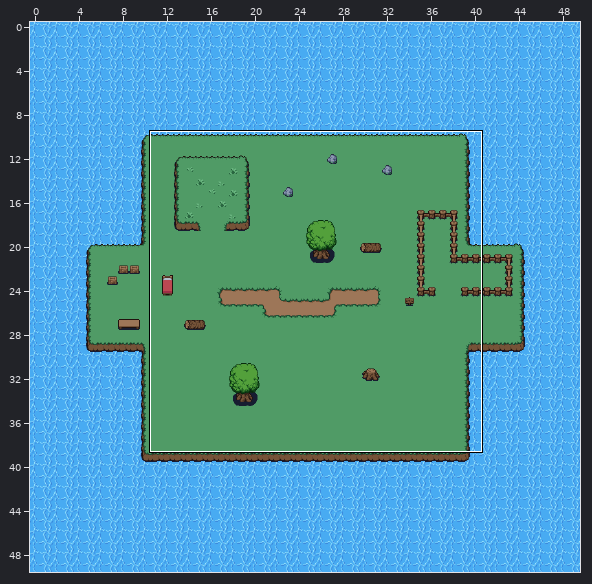
Two states of a Tiled map (JSON), src/main/resources/maps/map.json. Above: a wide view before the commit, with the close-up outlined.
Close-up. The starting point:
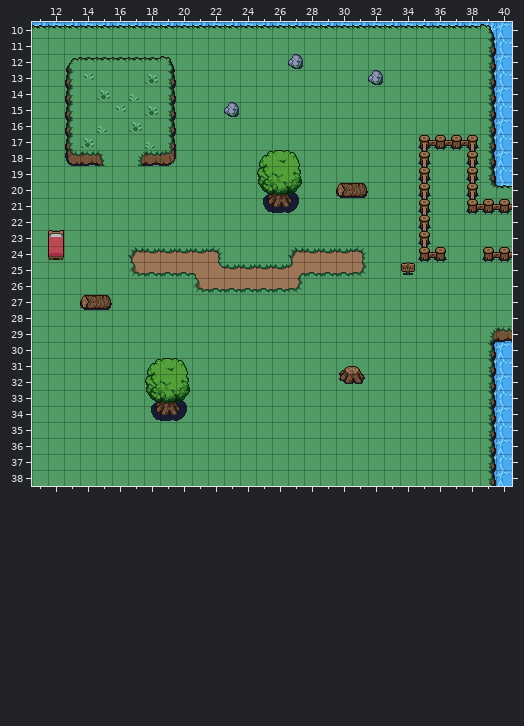
Cells are 16x16 px. Shown: x 11..40, y 10..38. The commit also changed other parts of the map, which this record leaves out.
After the commit:
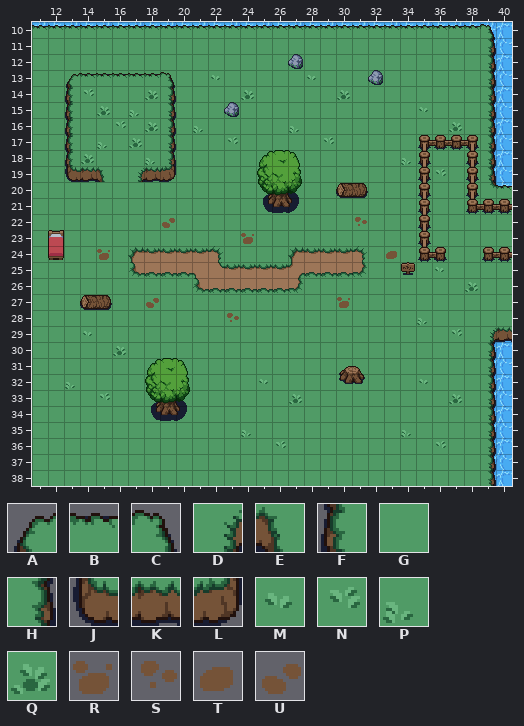
Key: from "tileset": A 24 "sprite_24", B 25 "sprite_25", C 26 "sprite_26", D 27 "sprite_27", E 28 "sprite_28", F 30 "sprite_30", G 31 "sprite_31", H 32 "sprite_32", J 36 "sprite_36", K 37 "sprite_37", L 38 "sprite_38", M 80 "decor_0", N 81 "decor_1", P 82 "decor_2", Q 83 "decor_3", R 84 "decor_4", S 85 "decor_5", T 86 "decor_6", U 87 "decor_7".
_ is an empty cell.
Diff:
Layer "level_2":
y 12: x 13..19 ABBBBBC -> _______
y 13: x 13..19 FNGGGQH -> ABBBBBC; x 22 _ -> M; x 28 _ -> M
y 14: x 14..15 GQ -> NG; x 17..18 PG -> GQ; x 24 _ -> Q; x 30 _ -> Q
y 15: x 15..18 GNGQ -> QGPG; x 35 _ -> M
y 16: x 15..18 PGQG -> GNGQ; x 21 _ -> P; x 27 _ -> P; x 37 _ -> Q
y 17: x 14..15 QG -> GP; x 17..18 GP -> QG; x 23 _ -> N; x 29 _ -> N
y 18: x 13..15 JKE -> FQG; x 17..19 DKL -> GPH; x 34 _ -> P
y 19: x 13..15 ___ -> JKE; x 17..19 ___ -> DKL; x 36 _ -> N
y 22: x 19 _ -> U; x 31 _ -> S
y 23: x 24 _ -> R
y 24: x 15 _ -> R; x 33 _ -> T
y 25: x 36 _ -> M
y 26: x 38 _ -> Q
y 27: x 18 _ -> U; x 30 _ -> R
y 28: x 23 _ -> S; x 35 _ -> P
y 29: x 14 _ -> M; x 37 _ -> N
y 30: x 16 _ -> Q
y 32: x 13 _ -> P; x 25 _ -> M; x 35 _ -> M
y 33: x 15 _ -> N; x 27 _ -> Q; x 37 _ -> Q
y 35: x 24 _ -> P; x 34 _ -> P
y 36: x 26 _ -> N; x 36 _ -> N
